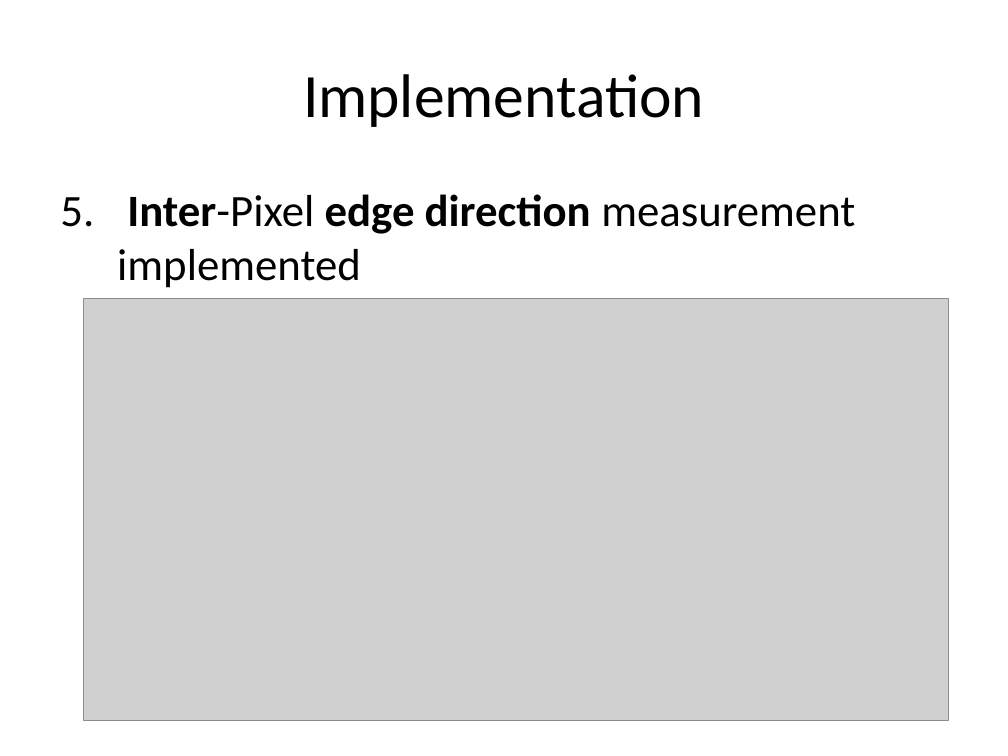
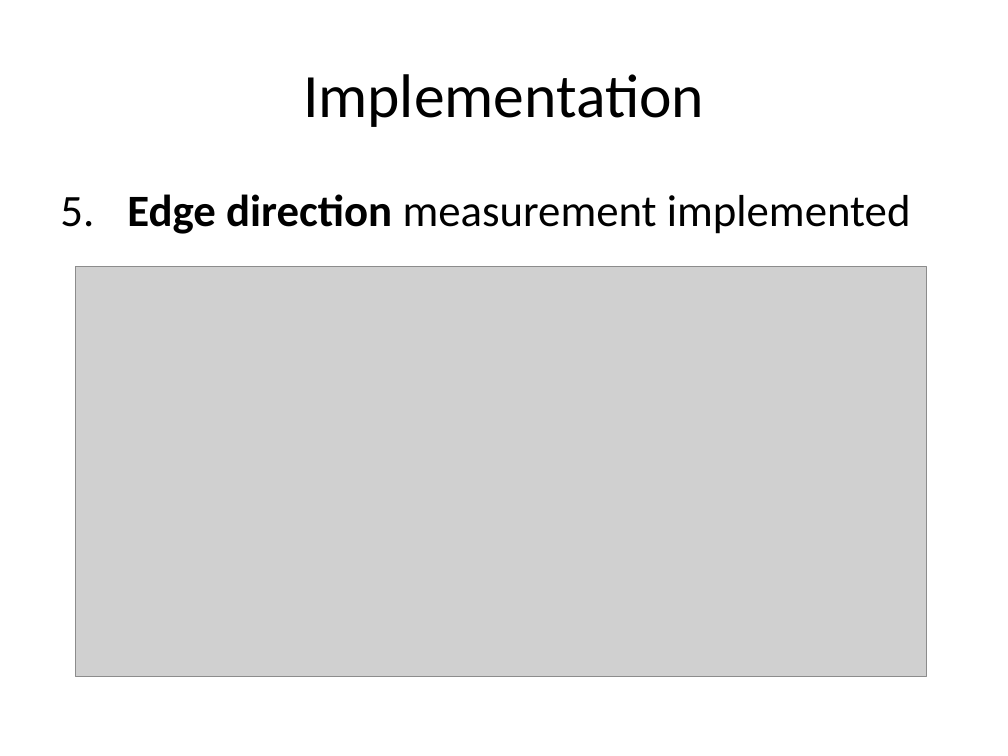
Before and after one commit to michaelwh/susanedge, a slide deck: slide 17 of michael-susanedge-presentation.pptx (slide 16 before the commit). Drawn at 1008x756 pixels with LibreOffice and Linux fonts; fonts in the diff are those of the drawing; grey boxes stand for pictures. Boxes give left, top, right and bottom in pixels: in the first picture for what was removed or moved away, otherwise in the second. Text is boxed around its words. In the diff, an @@ line names an element or a change of style, - is before the commit and + after.

```diff
--- a/michael-susanedge-presentation.pptx
+++ b/michael-susanedge-presentation.pptx
@@ text at (x1=127, y1=194, x2=911, y2=234): text changed @@
-5. Inter-Pixel edge direction measurement implemented
+5. Edge direction measurement implemented
@@ picture resized from (x1=84, y1=298, x2=949, y2=721) to (x1=76, y1=267, x2=926, y2=676) @@
```
Also in this commit, not shown: 3 other slides changed, 5 slides added, 4 slides removed.
